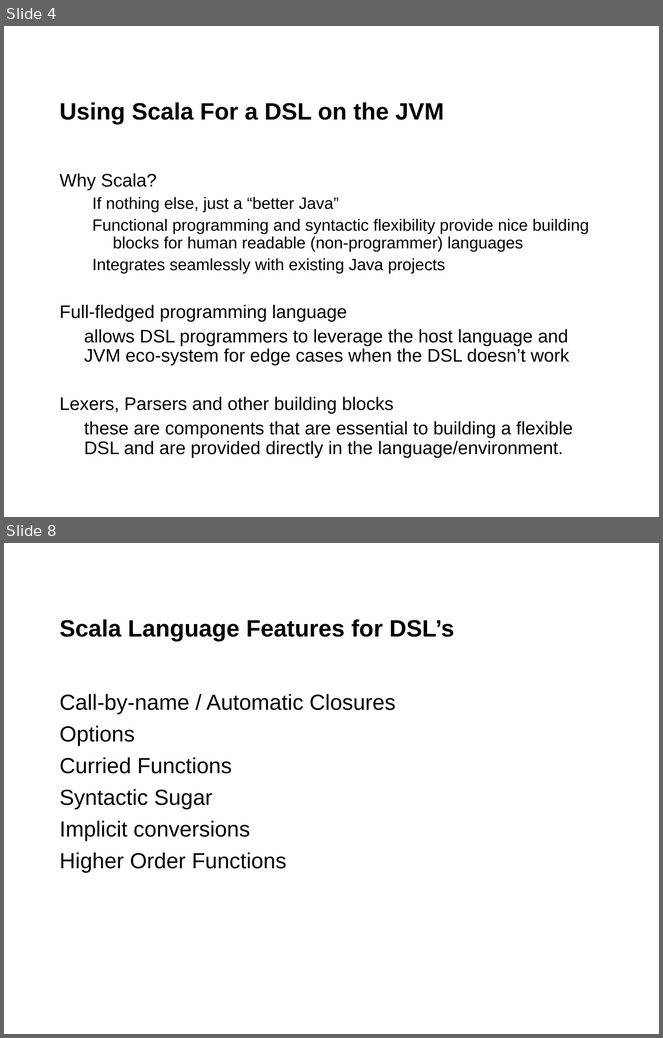
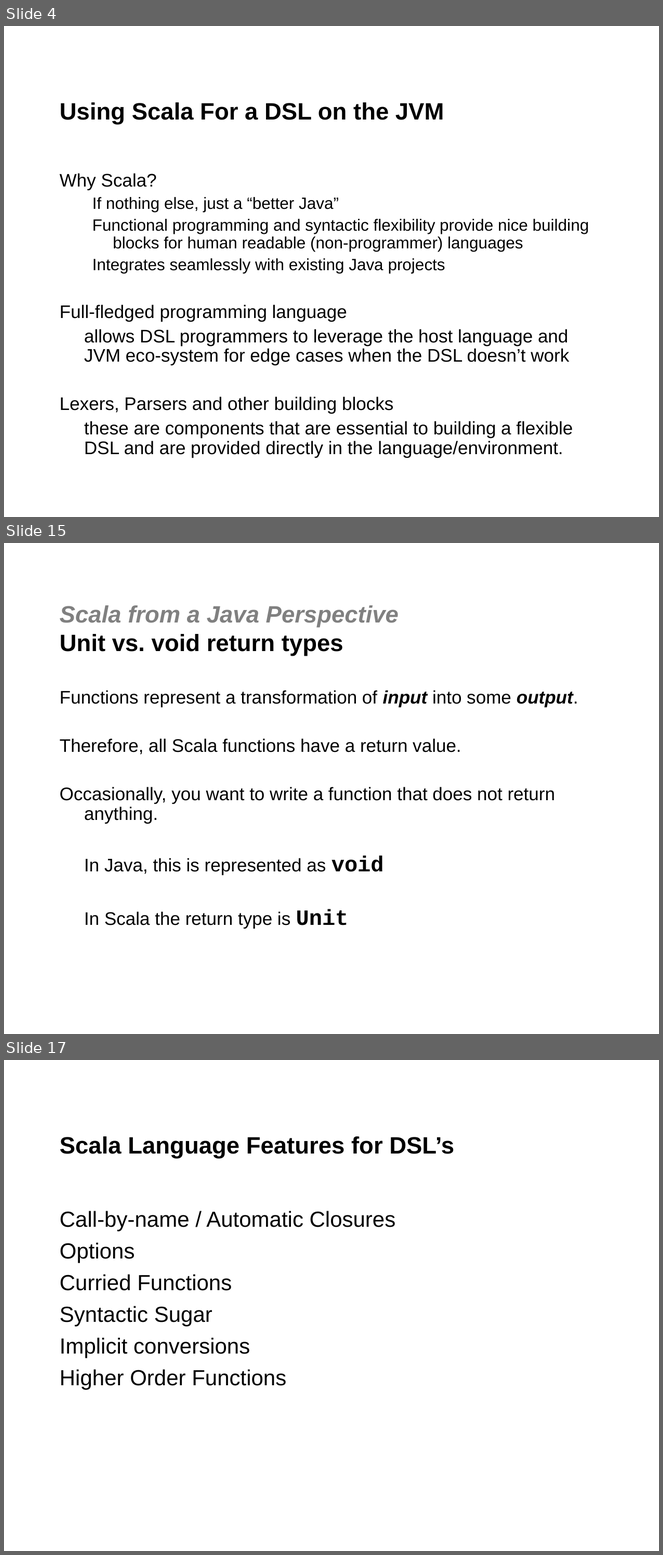
Before and after one commit to jgoodsen/agile2010, a slide deck: 03-scala.ppt. Shown one above the other, each under a label of ours: slides 4 and 8 before the commit, slides 4, 15 and 17 after it; the slides between them are not shown. The pictures are 663x1038 and 663x1555 pixels, drawn with LibreOffice and Linux fonts; fonts in the diff are those of the drawing; background and template pictures are left out. Boxes give left, top, right and bottom in pixels: in the first picture for what was removed or moved away, otherwise in the second. Text is boxed around its words. In the diff, an @@ line names an element or a change of style, - is before the commit and + after.

```diff
--- a/03-scala.ppt
+++ b/03-scala.ppt
@@ slide 15 added at box(4, 543, 659, 1034), background #FFFFFF @@
@@ title added at box(60, 605, 399, 656), 26 pt, text #808080, bold, italic @@
+Scala from a Java Perspective
+Unit vs. void return types
@@ text added at box(60, 690, 579, 928), 20 pt, text #000000 @@
+Functions represent a transformation of input into some output.
+Therefore, all Scala functions have a return value.
+Occasionally, you want to write a function that does not return anything.
+In Java, this is represented as void
+In Scala the return type is Unit
@@ what was slide 8 is now slide 17 @@
```
Also in this commit, not shown: 3 slides changed, 8 other slides added, 5 other files.
